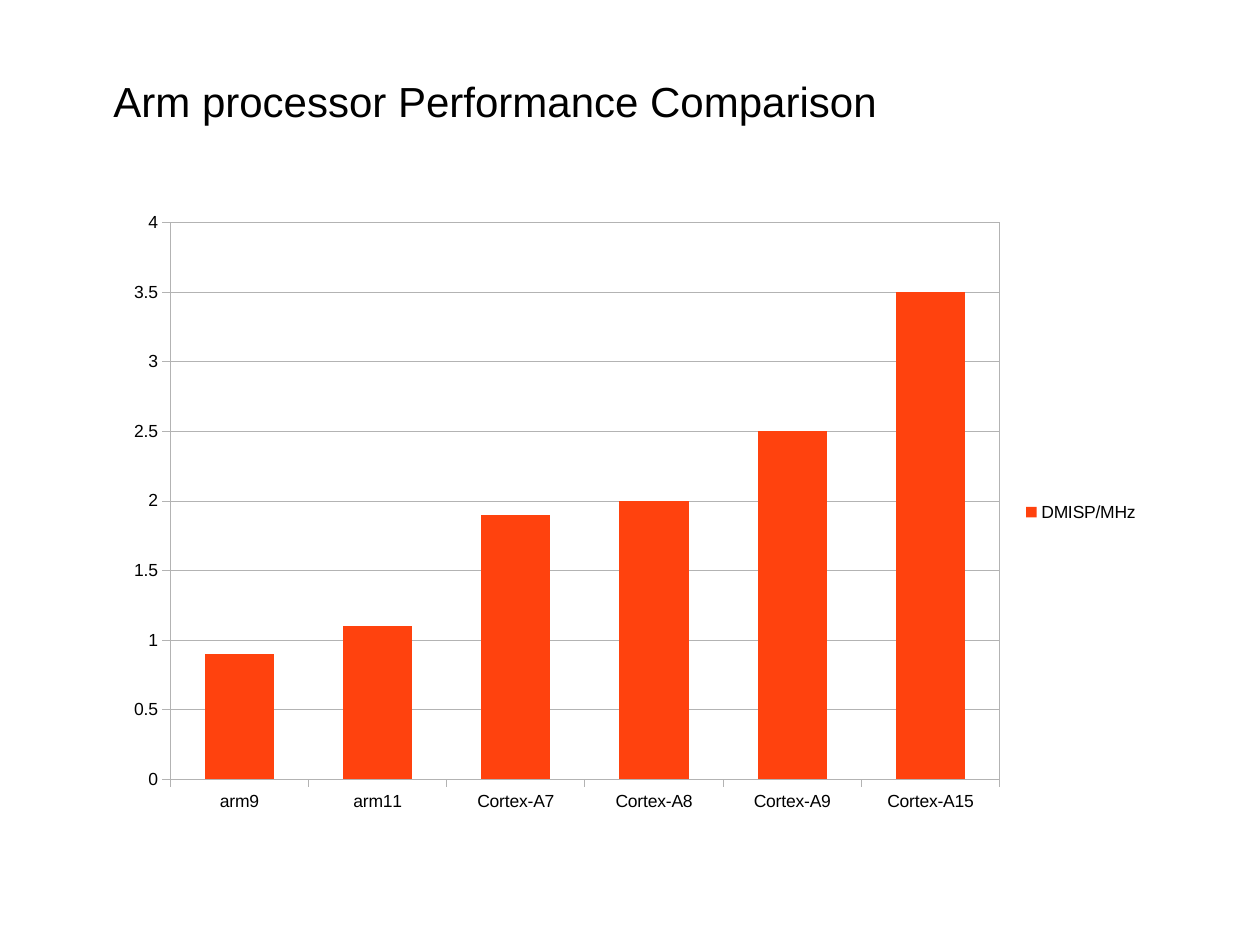
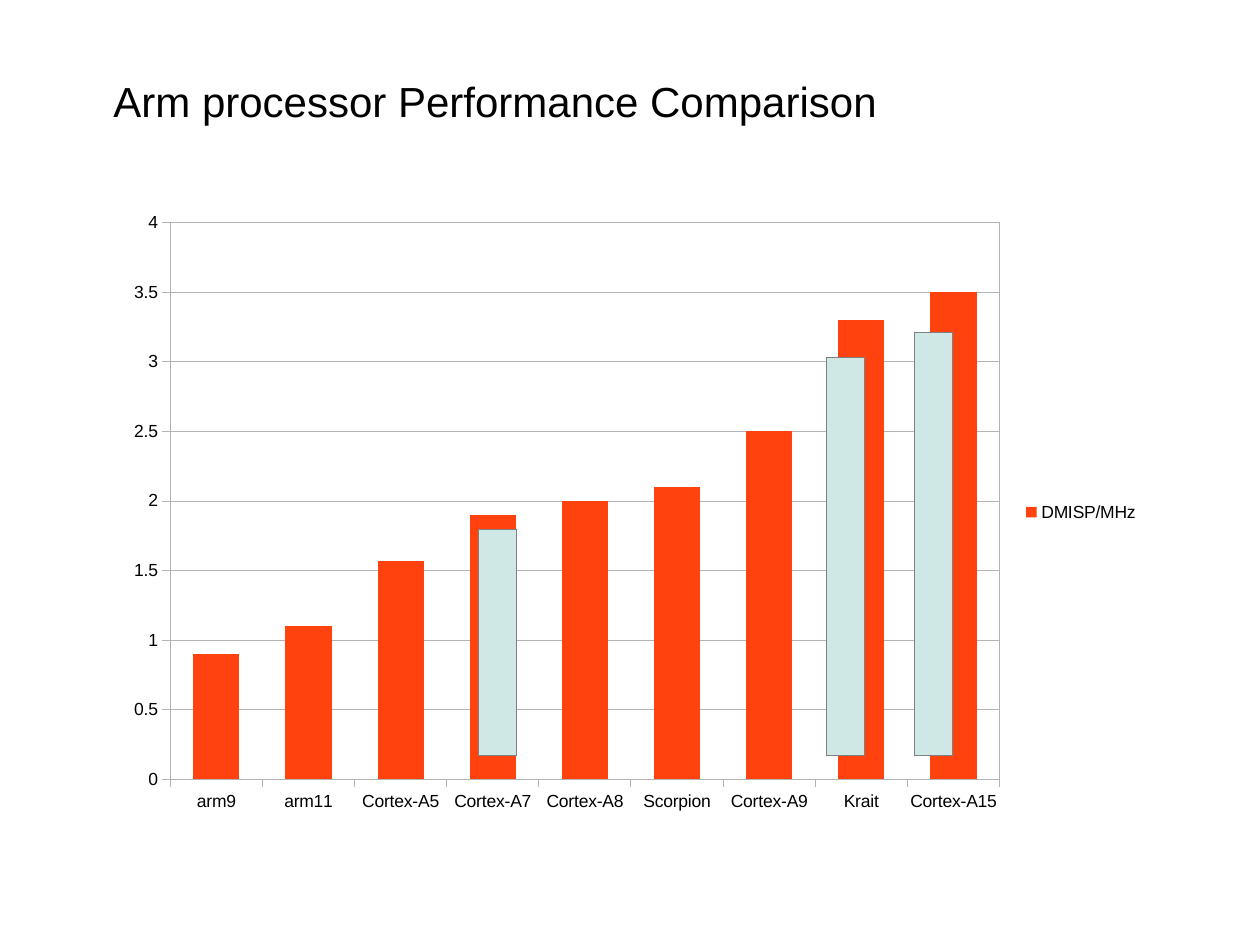
Before and after one commit to bjzhang/open_log, a slide deck: slide 9 of novell/opensuse_arm/opensuse_allwinner_arm.odp. Drawn at 1260x945 pixels with LibreOffice and Linux fonts; fonts in the diff are those of the drawing; background and template pictures are left out. Boxes give left, top, right and bottom in pixels: in the first picture for what was removed or moved away, otherwise in the second. Text is boxed around its words. In the diff, an @@ line names an element or a change of style, - is before the commit and + after.

```diff
--- a/novell/opensuse_arm/opensuse_allwinner_arm.odp
+++ b/novell/opensuse_arm/opensuse_allwinner_arm.odp
@@ column chart at <box>113,200,1152,824</box> @@
-categories: arm9, arm11, Cortex-A7, Cortex-A8, Cortex-A9, Cortex-A15
+categories: arm9, arm11, Cortex-A5, Cortex-A7, Cortex-A8, Scorpion, Cortex-A9, Krait, Cortex-A15
-DMISP/MHz: 0.9, 1.1, 1.9, 2, 2.5, 3.5
+DMISP/MHz: 0.9, 1.1, 1.6, 1.9, 2, 2.1, 2.5, 3.3, 3.5
@@ rectangle added at <box>827,358,864,756</box>, fill #CFE7E5, outline #808080 0 pt @@
@@ rectangle added at <box>915,333,953,756</box>, fill #CFE7E5, outline #808080 0 pt @@
@@ rectangle added at <box>479,529,517,756</box>, fill #CFE7E5, outline #808080 0 pt @@
```
Also in this commit, not shown: 2 other slides changed, 3 other files.
